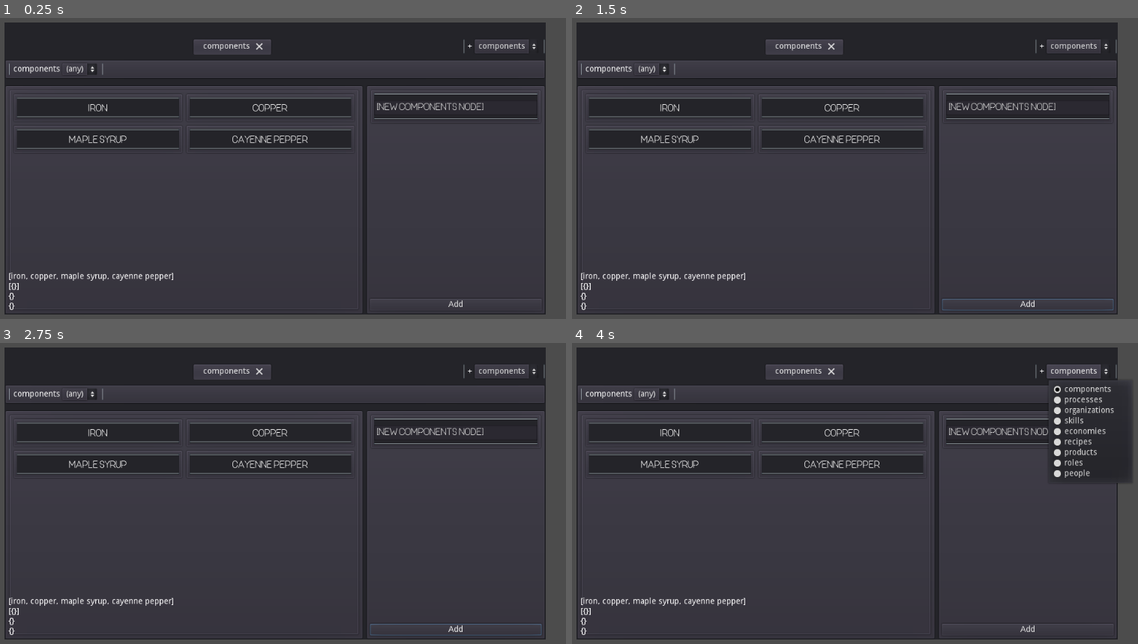
Above: before the commit, frames 1-4 (two rows, left to right).
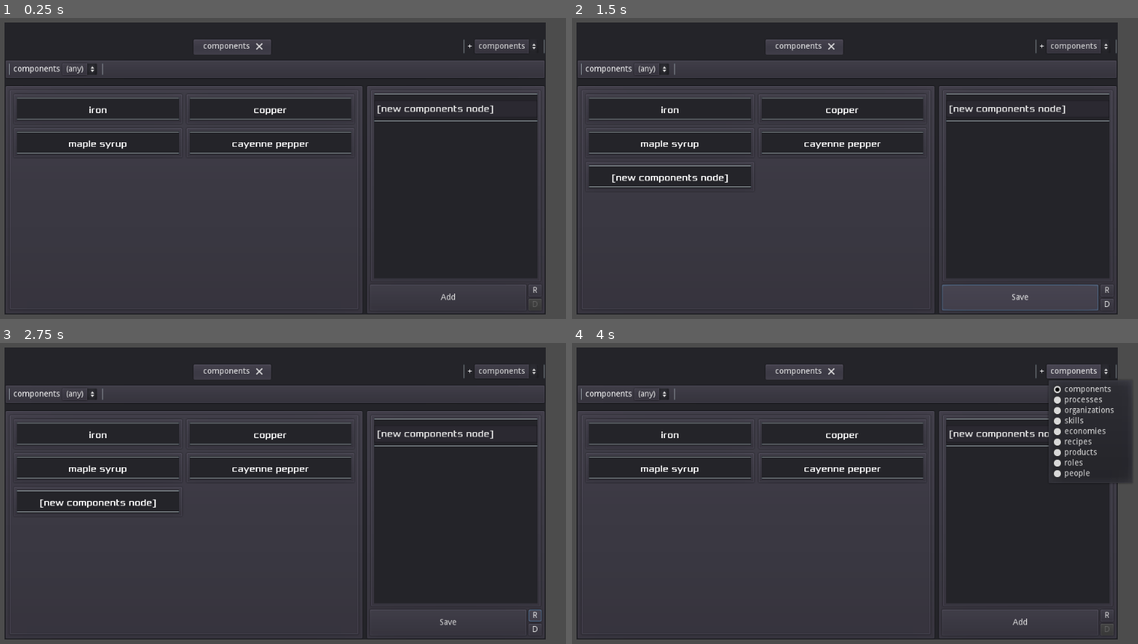
Above: after the commit, the same moments.

Repository: cullumi/pcg-experiment
Game: Godot game, scene res://Main.tscn
Same seed, same stepped clock (60 frames per second), same inputs: the game is played once before the commit and once after it.
Inputs (mouse positions are in pixels of both pictures, inside the frame that each line leads up to):
- Up to frame 1 (0.25 s): no input
- Up to frame 2 (1.5 s): click "Add" at 0.5 s; click (1019, 297) at 1.25 s, where only the run after the commit has a clickable "Save"
- Up to frame 3 (2.75 s): click (537, 616) at 2 s, where only the run after the commit has a clickable "R"
- Up to frame 4 (4 s): click (1109, 628) at 2.75 s, where only the run after the commit has a clickable "D"; click "components" at 3.5 s

The runs differ from the first frame. In frame 1, 13% of the frame differs, in the area x 1-96%, y 28-98%; in frame 2, 15%; in frame 3, 15%; in frame 4, 12%.

Commit message:
Interaction Panel Implemented
+ Implemented add_node() method for Database
+ Added destroy() method to DBNode.  This method marks a node as "destroyed" so that it doesn't respond when pinged.  Then it calls queue_free()
+ Added PARENT key to Generator structure.
+ Improved node selection in the interaction panel (fixed some focus issues)
+ Node selection menu-wide now happens in the select_node() and select_new() methods that also happen to be signaled by the DisplayPanel.
+ InteractionPanel now has "R" (reset node) and "D" (delete node) buttons.  The reset button simply sets the node on InteractionPanel with the original node supplied to it.  The delete button simply emits a "delete_node" signal.
+ EditableContentDisplay now signals "value changed" instead of "value_edited".
+ InteractionPanel now saves and edits a copy of any supplied contents dictionary.
+ DatabaseMenu now has signaled methods for when a node should be added, edited, or deleted by InteractionPanel.
+ Moved all event checks in DevCommands to _unhandled_input rather than _input (the database was being inadvertently reset while typing text out into the InteractionPanel).

TODO: Implement proper ContentDisplay editing, add support for displaying and editing "pinged" data.

Diff:
--- a/Experiment/Assets/Fonts/ItemName.tres
+++ b/Experiment/Assets/Fonts/ItemName.tres
@@ -1,6 +1,6 @@
 [gd_resource type="DynamicFont" load_steps=2 format=2]
 
-[ext_resource path="res://Assets/Fonts/ONEDAY.ttf" type="DynamicFontData" id=1]
+[ext_resource path="res://Assets/Fonts/Xolonium-Regular.ttf" type="DynamicFontData" id=1]
 
 [resource]
 font_data = ExtResource( 1 )
--- a/Experiment/Database/DBNode.gd
+++ b/Experiment/Database/DBNode.gd
@@ -4,6 +4,11 @@
 
 var contents:Dictionary={}
 var results:Array
+var destroyed
+
+func destroy():
+	destroyed = true
+	queue_free()
 
 func to_string():
 	return "("+name+") "+String(contents)
@@ -12,6 +17,7 @@
 	return ping("ping_"+key, reqs, [])
 
 func connect_ping(key:String, target:DBNode):
+# warning-ignore:return_value_discarded
 	connect("ping_"+key, target, "pinged");
 
 func has_key(key:String):
@@ -34,6 +40,7 @@
 	results.append(result)
 
 func pinged(source, reqs:Dictionary):
+	if destroyed: return
 	if reqs.has("name"):
 		if (not req_met("name", reqs, [name])): return
 	if reqs.has("contents"):
--- a/Experiment/Database/Database.gd
+++ b/Experiment/Database/Database.gd
@@ -26,9 +26,14 @@
 
 func get_new(key):
 	var struct:Dictionary = generator.structure
-	var newNode = struct[key][generator.TYPE].new()
+	var newNode = struct[key].type.new()
 	newNode.name = "[new " + key + " node]"
 	return newNode
+
+func add_node(key, node):
+	db_dict[key].append(node)
+	generator.structure[key].parent.add_child(node)
+	connect_ping(key, node)
 
 func get_dependencies(key):
 	print("Getting Dependencies")
@@ -58,7 +63,7 @@
 			add_user_signal("ping_"+key)
 		for elem in db_dict[key]:
 # warning-ignore:return_value_discarded
-			connect("ping_"+key, elem, "pinged")
+			connect_ping(key, elem)
 
 func clear_database():
 	var keys = db_dict.keys()
@@ -77,7 +82,7 @@
 		addset_req(key, filter[key], reqs, dependencies)
 	return reqs
 
-func erase_req(key, option, reqs:Dictionary, dependencies:Dictionary):
+func erase_req(key, reqs:Dictionary, dependencies:Dictionary):
 	var paths = dependencies[key]
 	for path in paths:
 		print(path)
--- a/Experiment/Database/Generator.gd
+++ b/Experiment/Database/Generator.gd
@@ -12,6 +12,7 @@
 var CMP = "components"
 var PCS = "processes"
 var TYPE = "type"
+var PARENT = "parent"
 
 var structure = {
 	ECN:{TYPE:Economy},
@@ -94,18 +95,20 @@
 # Single Generators
 
 func generate_economy():
-	var parent = add_root_child("Economies")
+	var parent = add_root_child(ECN)
+	structure[ECN][PARENT] = parent
 	var economy = Economy.new()
 	economy.name = "Countryland"
 	parent.add_child(economy)
 	economies.append(economy)
 	for org in organizations:
-		economy.connect("ping_organizations", org, "pinged")
+		economy.connect("ping_"+ORG, org, "pinged")
 
 # Bulk Generators
 
 func generate_organizations():
-	var parent = add_root_child("Organizations")
+	var parent = add_root_child(ORG)
+	structure[ORG][PARENT] = parent
 	var o_names = ["SuperParts", "WalCart Co.", "DishLand Inc.", "Heckle LLC"]
 	for o_name in o_names:
 		var org = Organization.new()
@@ -115,10 +118,11 @@
 		for r in rands_range(0, roles.size(), 2):
 			org.connect("ping_roles", roles[r], "pinged")
 		var rand = randi_range(0, products.size())
-		org.connect("ping_products", products[rand], "pinged")
+		org.connect("ping_"+PRD, products[rand], "pinged")
 
 func generate_people():
-	var parent = add_root_child("People")
+	var parent = add_root_child(PPL)
+	structure[PPL][PARENT] = parent
 	var p_names = ["John", "Carol", "Rick", "Joshua", "Fiona", "Simone"]
 	for p_name in p_names:
 		var person = Person.new()
@@ -126,18 +130,20 @@
 		parent.add_child(person)
 		people.append(person)
 		for s in rands_range(0, skills.size(), 2):
-			person.connect("ping_skills", skills[s], "pinged")
+			person.connect("ping_"+SKL, skills[s], "pinged")
 
 func generate_skills():
-	var parent = add_root_child("Skills")
+	var parent = add_root_child(SKL)
+	structure[SKL][PARENT] = parent
 	for p in range(0, processes.size()):
 		var skill = Skill.new()
 		parent.add_child(skill)
 		skills.append(skill)
-		skill.connect("ping_processes", processes[p], "pinged")
+		skill.connect("ping_"+PCS, processes[p], "pinged")
 
 func generate_roles():
-	var parent = add_root_child("Roles")
+	var parent = add_root_child(ROL)
+	structure[ROL][PARENT] = parent
 	var r_names = ["Clerk", "Waiter", "Carpenter", "Coach", "CEO", "Mayor"]
 	for r_name in r_names:
 		var role = Role.new()
@@ -146,7 +152,8 @@
 		roles.append(role)
 
 func generate_products():
-	var parent = add_root_child("Products")
+	var parent = add_root_child(PRD)
+	structure[PRD][PARENT] = parent
 	var p_names = ["Banana", "Television", "Clay Pot", "Energy Drink"]
 	var rpp:int = recipes.size() / p_names.size()
 	var r_idxs:Array = range(0, recipes.size())
@@ -160,20 +167,22 @@
 			var rand = randi_range(0, r_idxs.size())
 			var idx = r_idxs[rand]
 			r_idxs.remove(rand)
-			product.connect("ping_recipes", recipes[idx], "pinged")
+			product.connect("ping_"+REC, recipes[idx], "pinged")
 
 func generate_recipes():
-	var parent = add_root_child("Recipes")
+	var parent = add_root_child(REC)
+	structure[REC][PARENT] = parent
 	for comp in components:
 		for pcss in processes:
 			var recipe = Recipe.new()
 			parent.add_child(recipe)
 			recipes.append(recipe)
-			recipe.connect("ping_components", comp, "pinged")
-			recipe.connect("ping_processes", pcss, "pinged")
+			recipe.connect("ping_"+CMP, comp, "pinged")
+			recipe.connect("ping_"+PCS, pcss, "pinged")
 
 func generate_components():
-	var parent = add_root_child("Components")
+	var parent = add_root_child(CMP)
+	structure[CMP][PARENT] = parent
 	var c_names = ["iron", "copper", "maple syrup", "cayenne pepper"]
 	for c_name in c_names:
 		var component = Component.new()
@@ -182,7 +191,8 @@
 		components.append(component)
 
 func generate_processes():
-	var parent = add_root_child("Processes")
+	var parent = add_root_child(PCS)
+	structure[PCS][PARENT] = parent
 	var p_names = ["pulverize", "combine", "incinerate", "mix"]
 	for p_name in p_names:
 		var process = Process.new()
--- a/Experiment/Database/Menu/DatabaseMenu.gd
+++ b/Experiment/Database/Menu/DatabaseMenu.gd
@@ -5,13 +5,13 @@
 onready var display:DisplayPanel = $VBoxContainer/HBoxContainer/DisplayPanel
 onready var interaction:InteractionPanel = $VBoxContainer/HBoxContainer/InteractionPanel
 
-var node_type
-var filter
-var filter_options
-var dependencies
-var reqs
-var nodes
-var selected_node
+var node_type:String
+var filter:Dictionary
+var filter_options:Dictionary
+var dependencies:Dictionary
+var reqs:Dictionary
+var nodes:Array
+var selected_node:DBNode
 var editing:bool = false
 
 #var filter_changed:bool = false
@@ -66,7 +66,7 @@
 	navTabs.save_filter(new_filter)
 	update_menu()
 
-func _on_DisplayPanel_node_selected(node_idx):
+func select_node(node_idx):
 	var node:DBNode = nodes[node_idx]
 	if not editing:
 		selected_node.queue_free()
@@ -76,10 +76,29 @@
 	interaction.set_node(node)
 	interaction.set_edit(true)
 
-func _on_DisplayPanel_nodes_deselected():
+func select_new():
 	var node:DBNode = Database.get_new(node_type)
 	selected_node = node
 	editing = false
 	print("New Node:", node.to_string())
 	interaction.set_node(node)
 	interaction.set_edit(false)
+
+func _on_InteractionPanel_node_added(new_name, new_contents):
+	print("Adding Node:", new_name, " / ", selected_node)
+	selected_node.name = new_name
+	selected_node.contents = new_contents
+	Database.add_node(node_type, selected_node)
+	interaction.set_edit(true)
+	update_menu()
+
+func _on_InteractionPanel_node_edited(new_name, new_contents):
+	print("Editing Node:", new_name, " / ", selected_node)
+	selected_node.name = new_name
+	selected_node.contents = new_contents
+	update_menu()
+
+func _on_InteractionPanel_delete_node():
+	selected_node.destroy()
+	select_new()
+	update_menu()
--- a/Experiment/Database/Menu/DatabaseMenu.tscn
+++ b/Experiment/Database/Menu/DatabaseMenu.tscn
@@ -69,5 +69,8 @@
 
 [connection signal="tab_changed" from="VBoxContainer/NavTabs" to="." method="_on_NavTabs_tab_changed"]
 [connection signal="filter_changed" from="VBoxContainer/OptionPanel" to="." method="_on_OptionPanel_filter_changed"]
-[connection signal="node_selected" from="VBoxContainer/HBoxContainer/DisplayPanel" to="." method="_on_DisplayPanel_node_selected"]
-[connection signal="nodes_deselected" from="VBoxContainer/HBoxContainer/DisplayPanel" to="." method="_on_DisplayPanel_nodes_deselected"]
+[connection signal="node_selected" from="VBoxContainer/HBoxContainer/DisplayPanel" to="." method="select_node"]
+[connection signal="nodes_deselected" from="VBoxContainer/HBoxContainer/DisplayPanel" to="." method="select_new"]
+[connection signal="delete_node" from="VBoxContainer/HBoxContainer/InteractionPanel" to="." method="_on_InteractionPanel_delete_node"]
+[connection signal="node_added" from="VBoxContainer/HBoxContainer/InteractionPanel" to="." method="_on_InteractionPanel_node_added"]
+[connection signal="node_edited" from="VBoxContainer/HBoxContainer/InteractionPanel" to="." method="_on_InteractionPanel_node_edited"]
--- a/Experiment/Utilities/DevCommands.gd
+++ b/Experiment/Utilities/DevCommands.gd
@@ -3,18 +3,20 @@
 var latest_event
 
 func _input(event):
+	pass
+
+func _unhandled_input(event):
 	latest_event = event
+	#if pressed("select"): unfocus_all()
 	if pressed("restart"): restart()
 	elif pressed("reinitialize"): reinitialize()
 	elif pressed("toggle_db_menu"): toggle_db_menu()
-
-func _unhandled_input(event):
-	if pressed("select"): unfocus_all()
 
 func pressed(action:String):
 	return latest_event.is_action_pressed(action)
 
 func restart():
+# warning-ignore:return_value_discarded
 	get_tree().reload_current_scene()
 
 func reinitialize():
--- a/Experiment/Utilities/Helpers/Dicts.gd
+++ b/Experiment/Utilities/Helpers/Dicts.gd
@@ -4,10 +4,12 @@
 
 static func recursive_erase(path:Array, cur_index:int, current_dict:Dictionary):
 	if cur_index+1 >= path.size():
+# warning-ignore:return_value_discarded
 		current_dict.erase(path[cur_index])
 	else:
 		var key = path[cur_index]
 		if (current_dict.has(key)):
 			recursive_erase(path, cur_index+1, current_dict[key])
 			if current_dict[key].empty():
+# warning-ignore:return_value_discarded
 				current_dict.erase(key)
--- a/Experiment/Utilities/UI/Displays/DisplayPanel.gd
+++ b/Experiment/Utilities/UI/Displays/DisplayPanel.gd
@@ -13,6 +13,7 @@
 
 var node_displays:Array
 var selected:int = -1
+enum DESELECT {NODE=-1, ALL=-2}
 
 func _ready():
 	grid.columns = grid_width
@@ -50,5 +51,11 @@
 
 func deselect_node(node_idx:int):
 	print("Node Deselected:", node_idx)
-	if selected < 0:
+	selected = -1
+
+func _on_display_panel_focus_entered():
+	print("Display Panel Selected")
+	if selected == DESELECT.NODE:
+		print("Node(s) Deselected")
+		selected = DESELECT.ALL
 		emit_signal("nodes_deselected")
--- a/Experiment/Utilities/UI/Displays/DisplayPanel.tscn
+++ b/Experiment/Utilities/UI/Displays/DisplayPanel.tscn
@@ -7,6 +7,7 @@
 margin_top = 18.0
 margin_right = 984.0
 margin_bottom = 560.0
+focus_mode = 1
 size_flags_horizontal = 3
 size_flags_vertical = 3
 script = ExtResource( 1 )
@@ -20,6 +21,7 @@
 margin_top = 7.0
 margin_right = 977.0
 margin_bottom = 535.0
+mouse_filter = 1
 __meta__ = {
 "_edit_use_anchors_": false
 }
@@ -29,7 +31,7 @@
 margin_top = 7.0
 margin_right = 963.0
 margin_bottom = 521.0
-focus_mode = 1
+mouse_filter = 1
 size_flags_horizontal = 3
 follow_focus = true
 scroll_horizontal_enabled = false
@@ -50,9 +52,12 @@
 size_flags_vertical = 3
 
 [node name="Label" type="Label" parent="."]
+visible = false
 margin_left = 7.0
 margin_top = 521.0
 margin_right = 977.0
 margin_bottom = 535.0
 size_flags_vertical = 8
 text = "Test"
+
+[connection signal="focus_entered" from="." to="." method="_on_display_panel_focus_entered"]
--- a/Experiment/Utilities/UI/Displays/NodeDisplay.gd
+++ b/Experiment/Utilities/UI/Displays/NodeDisplay.gd
@@ -10,27 +10,27 @@
 onready var name_label = $VBoxContainer/NameLabel
 onready var name_edit = $VBoxContainer/LineEdit
 
+signal name_changed()
+signal value_changed()
+
 var separators:Array
 var contents:Array
 
 var node_name
-var editable:bool = false
 
 func initialize(editable):
 	if editable:
 		content_scene = edit_content_scene
 		name_label.visible = false
 		name_edit.visible = true
+		name_edit.connect("text_changed", self, "_on_nameEdit_changed")
 	else:
 		content_scene = display_content_scene
 		name_label.visible = true
 		name_edit.visible = false
 
 func set_node(node):
-	print("Setting Node:", node.to_string())
-	set_name(node.name)
-	clear_contents()
-	add_contents(node.contents.keys(), node.contents.values())
+	set_display(node.name, node.contents.keys(), node.contents.values())
 
 func set_display(new_name:String, c_names:Array, c_arrs:Array):
 	set_name(new_name)
@@ -65,3 +65,11 @@
 	content.initialize(c_name, c_arr)
 	container.add_child(content)
 	contents.append(content)
+	if content.has_signal("value_changed"):
+		content.connect("value_changed", self, "_on_editablContent_changed")
+
+func _on_nameEdit_changed(new_name:String):
+	emit_signal("name_changed", new_name)
+
+func _on_editableContent_changed(key:String, new_value:String):
+	emit_signal("value_changed", key, new_value)
--- a/Experiment/Utilities/UI/Displays/NodeDisplay.tscn
+++ b/Experiment/Utilities/UI/Displays/NodeDisplay.tscn
@@ -5,7 +5,7 @@
 [ext_resource path="res://Utilities/UI/Displays/NodeDisplay.gd" type="Script" id=3]
 [ext_resource path="res://Utilities/UI/Interactors/EditableContentDisplay.tscn" type="PackedScene" id=4]
 
-[node name="DBNodeDisplay" type="PanelContainer"]
+[node name="NodeDisplay" type="PanelContainer"]
 margin_left = 7.0
 margin_top = 7.0
 margin_right = 963.0
@@ -48,7 +48,7 @@
 [node name="NameLabel" type="Label" parent="VBoxContainer"]
 margin_top = 12.0
 margin_right = 942.0
-margin_bottom = 28.0
+margin_bottom = 32.0
 custom_fonts/font = ExtResource( 1 )
 text = "Hello"
 align = 1
@@ -65,9 +65,9 @@
 }
 
 [node name="HSeparator2" type="HSeparator" parent="VBoxContainer"]
-margin_top = 32.0
+margin_top = 36.0
 margin_right = 942.0
-margin_bottom = 36.0
+margin_bottom = 40.0
 
 [node name="DBNodeContent" parent="VBoxContainer" instance=ExtResource( 2 )]
 visible = false
--- a/Experiment/Utilities/UI/Interactors/EditableContentDisplay.gd
+++ b/Experiment/Utilities/UI/Interactors/EditableContentDisplay.gd
@@ -3,7 +3,7 @@
 onready var name_label = $NameLabel
 onready var value_edit = $ValueEdit
 
-signal value_edited
+signal value_changed
 
 var edits:Array = []
 var new_values:Array
@@ -25,7 +25,8 @@
 	add_child(edit)
 	edit.text = value
 	edits.append(value)
+# warning-ignore:return_value_discarded
 	edit.connect("text_entered", self, "_onValueEdit_text_entered", [edits.size()-1])
 
 func _on_ValueEdit_text_entered(new_text, value_idx):
-	emit_signal("value_edited", new_text, value_idx)
+	emit_signal("value_changed", new_text, value_idx)
--- a/Experiment/Utilities/UI/Interactors/EditableContentDisplay.tscn
+++ b/Experiment/Utilities/UI/Interactors/EditableContentDisplay.tscn
@@ -12,17 +12,18 @@
 }
 
 [node name="NameLabel" type="Label" parent="."]
-margin_right = 948.0
-margin_bottom = 14.0
+margin_top = 3.0
+margin_right = 903.0
+margin_bottom = 17.0
 size_flags_horizontal = 3
 size_flags_stretch_ratio = 0.25
 align = 1
 valign = 1
 
 [node name="VSeparator" type="VSeparator" parent="."]
-margin_left = 952.0
-margin_right = 956.0
-margin_bottom = 14.0
+margin_left = 907.0
+margin_right = 911.0
+margin_bottom = 20.0
 
 [node name="ValueEdit" type="LineEdit" parent="."]
 visible = false
@@ -32,4 +33,16 @@
 size_flags_horizontal = 3
 align = 1
 
+[node name="AddValue" type="Button" parent="."]
+margin_left = 915.0
+margin_right = 935.0
+margin_bottom = 20.0
+text = "+"
+
+[node name="RemoveValue" type="Button" parent="."]
+margin_left = 939.0
+margin_right = 956.0
+margin_bottom = 20.0
+text = "-"
+
 [connection signal="text_entered" from="ValueEdit" to="." method="_on_ValueEdit_text_entered"]
--- a/Experiment/Utilities/UI/Interactors/InteractionPanel.gd
+++ b/Experiment/Utilities/UI/Interactors/InteractionPanel.gd
@@ -2,19 +2,30 @@
 
 class_name InteractionPanel
 
-onready var node_display:NodeDisplay = $VBoxContainer/DBNodeDisplay
-onready var action_button:Button = $VBoxContainer/Button
+onready var node_display:NodeDisplay = $VBoxContainer/NodeDisplay
+onready var action_button:Button = $VBoxContainer/HBoxContainer/ActionButton
+onready var reset_button:Button = $VBoxContainer/HBoxContainer/VBoxContainer/ResetButton
+onready var delete_button:Button = $VBoxContainer/HBoxContainer/VBoxContainer/DeleteButton
+
+signal node_edited
+signal node_added
+signal delete_node
 
 var contents:Array = []
-var node
 var editing = false
+
+var saved_node
+var node_name
+var node_contents
 
 func _ready():
 	node_display.initialize(true)
 
-func set_node(new_node):
-	node = new_node
-	node_display.set_node(new_node)
+func set_node(node):
+	saved_node = node
+	node_name = node.name
+	node_contents = node.contents.duplicate(true)
+	node_display.set_node(node)
 
 func toggle(show=null):
 	if show == null:
@@ -26,5 +37,25 @@
 	editing = edit
 	if edit:
 		action_button.text = "Save"
+		delete_button.disabled = false
 	else:
 		action_button.text = "Add"
+		delete_button.disabled = true
+
+func _on_NodeDisplay_name_changed(new_name:String):
+	node_name = new_name
+
+func _on_NodeDisplay_value_changed(key:String, new_value:String):
+	node_contents[key] = new_value
+
+func _on_ActionButton_pressed():
+	if editing:
+		emit_signal("node_edited", node_name, node_contents)
+	else:
+		emit_signal("node_added", node_name, node_contents)
+
+func _on_ResetButton_pressed():
+	set_node(saved_node)
+
+func _on_DeleteButton_pressed():
+	emit_signal("delete_node")
--- a/Experiment/Utilities/UI/Interactors/InteractionPanel.tscn
+++ b/Experiment/Utilities/UI/Interactors/InteractionPanel.tscn
@@ -15,19 +15,51 @@
 [node name="VBoxContainer" type="VBoxContainer" parent="."]
 margin_left = 7.0
 margin_top = 7.0
-margin_right = 66.0
+margin_right = 70.0
 margin_bottom = 405.0
 size_flags_horizontal = 3
 size_flags_vertical = 3
 
-[node name="DBNodeDisplay" parent="VBoxContainer" instance=ExtResource( 2 )]
+[node name="NodeDisplay" parent="VBoxContainer" instance=ExtResource( 2 )]
 margin_left = 0.0
 margin_top = 0.0
-margin_right = 59.0
-margin_bottom = 50.0
+margin_right = 63.0
+margin_bottom = 350.0
+size_flags_vertical = 3
 
-[node name="Button" type="Button" parent="VBoxContainer"]
-margin_top = 378.0
-margin_right = 59.0
+[node name="HBoxContainer" type="HBoxContainer" parent="VBoxContainer"]
+margin_top = 354.0
+margin_right = 63.0
 margin_bottom = 398.0
+
+[node name="ActionButton" type="Button" parent="VBoxContainer/HBoxContainer"]
+margin_right = 37.0
+margin_bottom = 44.0
+size_flags_horizontal = 3
 text = "Add"
+
+[node name="VBoxContainer" type="VBoxContainer" parent="VBoxContainer/HBoxContainer"]
+margin_left = 41.0
+margin_right = 63.0
+margin_bottom = 44.0
+
+[node name="ResetButton" type="Button" parent="VBoxContainer/HBoxContainer/VBoxContainer"]
+margin_right = 22.0
+margin_bottom = 20.0
+size_flags_horizontal = 3
+size_flags_vertical = 3
+text = "R"
+
+[node name="DeleteButton" type="Button" parent="VBoxContainer/HBoxContainer/VBoxContainer"]
+margin_top = 24.0
+margin_right = 22.0
+margin_bottom = 44.0
+size_flags_horizontal = 3
+size_flags_vertical = 3
+text = "D"
+
+[connection signal="name_changed" from="VBoxContainer/NodeDisplay" to="." method="_on_NodeDisplay_name_changed"]
+[connection signal="value_changed" from="VBoxContainer/NodeDisplay" to="." method="_on_NodeDisplay_value_changed"]
+[connection signal="pressed" from="VBoxContainer/HBoxContainer/ActionButton" to="." method="_on_ActionButton_pressed"]
+[connection signal="pressed" from="VBoxContainer/HBoxContainer/VBoxContainer/ResetButton" to="." method="_on_ResetButton_pressed"]
+[connection signal="pressed" from="VBoxContainer/HBoxContainer/VBoxContainer/DeleteButton" to="." method="_on_DeleteButton_pressed"]
--- a/Experiment/Utilities/UI/Options/Dropdown.gd
+++ b/Experiment/Utilities/UI/Options/Dropdown.gd
@@ -50,7 +50,7 @@
 func _on_pressed():
 	print("Option Pressed")
 
-func _on_item_focused(opt_idx:int):
+func _on_item_focused(_opt_idx:int):
 	print("Item Focused")
 
 func _on_item_selected(opt_idx:int):
--- a/Experiment/Utilities/UI/Options/NavTabs.gd
+++ b/Experiment/Utilities/UI/Options/NavTabs.gd
@@ -15,7 +15,7 @@
 func initialize(keys:Array, filters:Array=[]):
 	stored_keys = keys
 	stored_filters = filters
-	for i in range(0, keys.size()-filters.size()):
+	for _i in range(0, keys.size()-filters.size()):
 		filters.append({})
 	dropdown.initialize("+", stored_keys)
 	add_tab(stored_keys[0], stored_filters[0])
--- a/Experiment/Utilities/UI/Options/NavTabs.tscn
+++ b/Experiment/Utilities/UI/Options/NavTabs.tscn
@@ -24,7 +24,7 @@
 margin_right = 854.0
 margin_bottom = 26.0
 size_flags_horizontal = 3
-tab_close_display_policy = 1
+tab_close_display_policy = 2
 
 [node name="Control" type="Control" parent="."]
 margin_left = 858.0
--- a/Experiment/Utilities/UI/Options/OptionsPanel.gd
+++ b/Experiment/Utilities/UI/Options/OptionsPanel.gd
@@ -32,6 +32,7 @@
 
 func set_option(option:String, key:String):
 	if option == "(any)":
+# warning-ignore:return_value_discarded
 		filter.erase(key)
 	else:
 		filter[key] = option
@@ -52,4 +53,5 @@
 	dropdown.initialize(key, options)
 	container.add_child(dropdown)
 	dropdowns.append(dropdown)
+# warning-ignore:return_value_discarded
 	dropdown.connect("item_selected", self, "set_option", [key])
Binary file added: Experiment/Assets/Fonts/Xolonium-Regular.ttf
